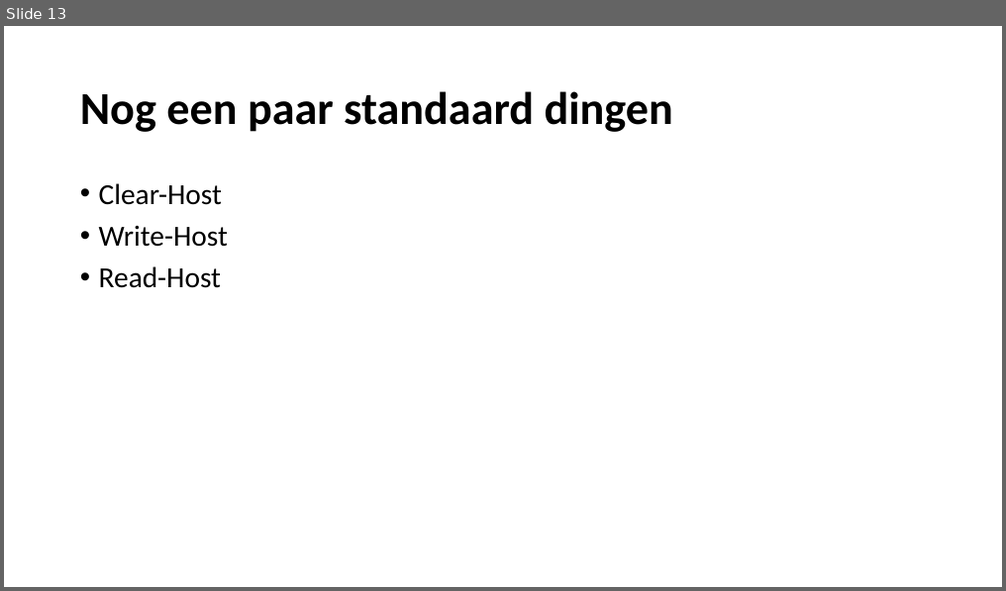
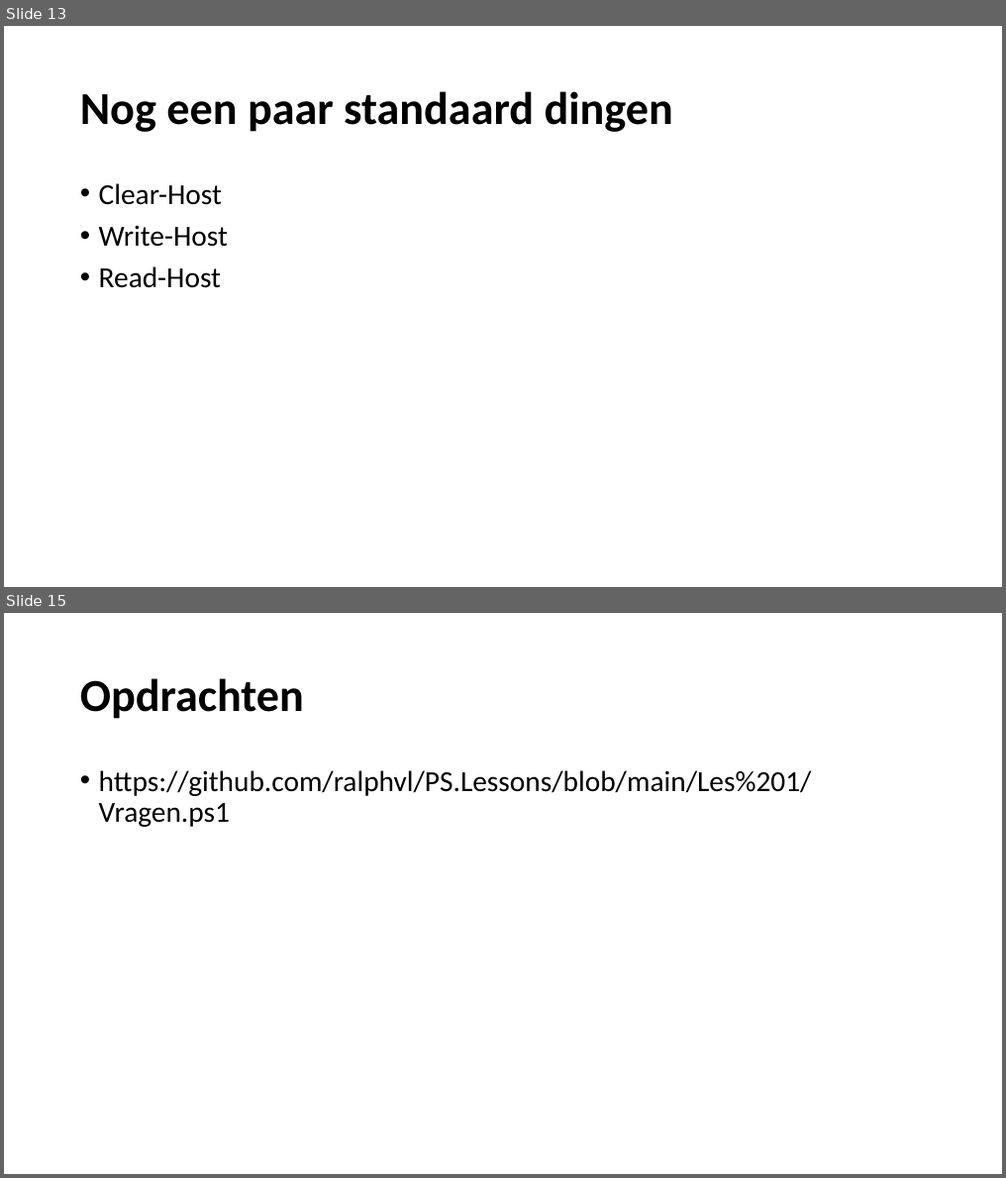
Before and after one commit to ralphvl/PS.Lessons, a slide deck: Les 1/Les 1.pptx. Shown one above the other, each under a label of ours: slide 13 before the commit, slides 13 and 15 after it; the slides between them are not shown. The pictures are 1006x591 and 1006x1178 pixels, drawn with LibreOffice and Linux fonts; fonts in the diff are those of the drawing. Boxes give left, top, right and bottom in pixels: in the first picture for what was removed or moved away, otherwise in the second. Text is boxed around its words. In the diff, an @@ line names an element or a change of style, - is before the commit and + after.

```diff
--- a/Les 1/Les 1.pptx
+++ b/Les 1/Les 1.pptx
@@ slide 15 added at [4, 613, 1002, 1174], background #FFFFFF @@
@@ title added at [80, 678, 304, 719], 44 pt, text #000000, bold @@
+Opdrachten
@@ text added at [99, 770, 812, 827], 28 pt, text #000000 @@
+• https://github.com/ralphvl/PS.Lessons/blob/main/Les%201/Vragen.ps1
```
Also in this commit, not shown: 1 slide changed, 1 other slide added, 1 slide removed, 2 other files.
